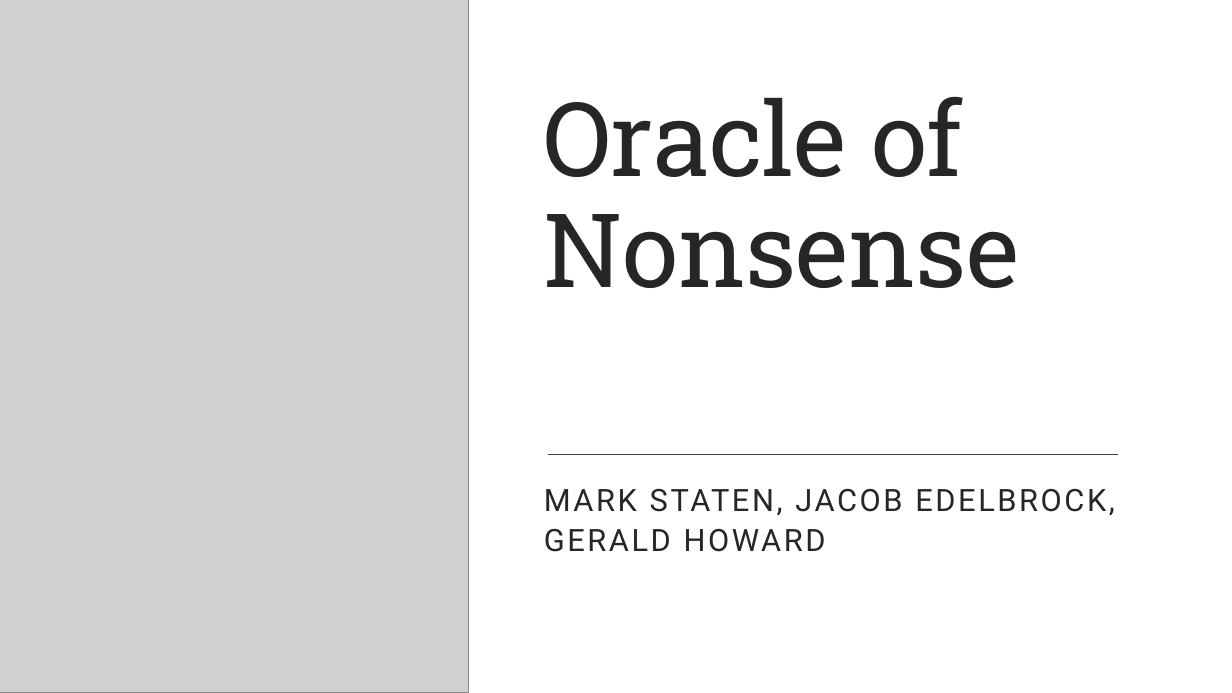
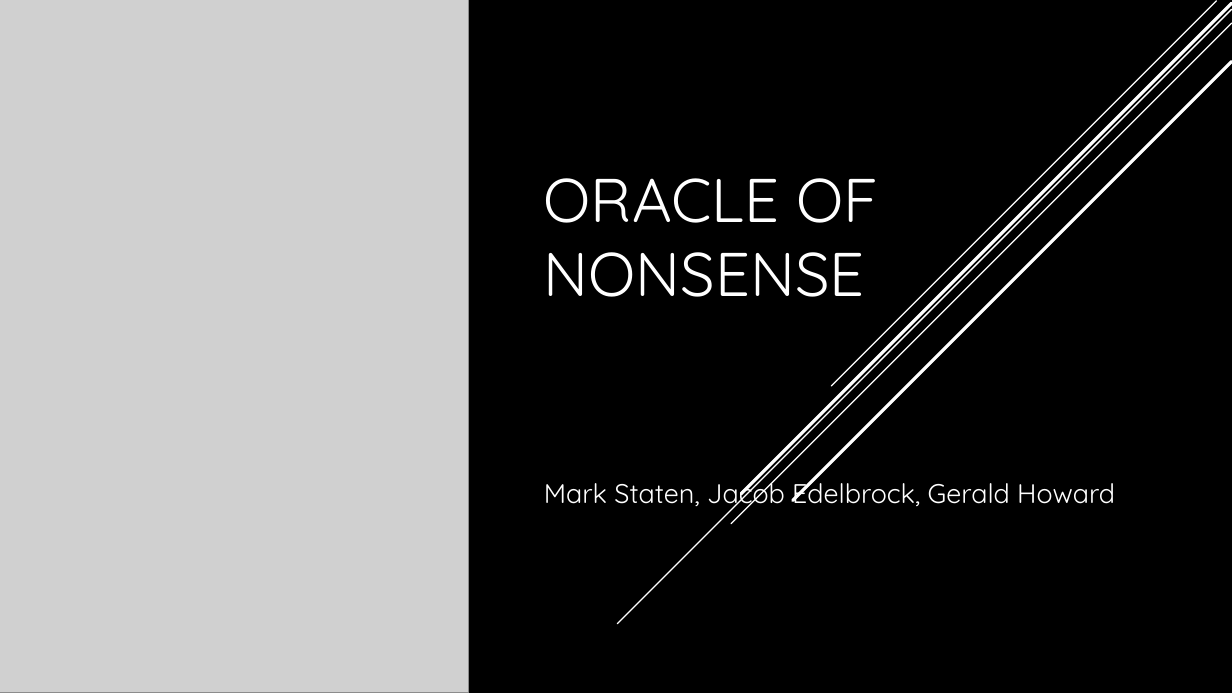
Before and after one commit to Muad-Dib89/Project-2---Oracle-of-Nonsense, a slide deck: slide 1 of Gerald/Oracle of Nonsense.pptx. Drawn at 1232x693 pixels with LibreOffice and Linux fonts; fonts in the diff are those of the drawing; grey boxes stand for pictures. Boxes give left, top, right and bottom in pixels: in the first picture for what was removed or moved away, otherwise in the second. Text is boxed around its words. In the diff, an @@ line names an element or a change of style, - is before the commit and + after.

```diff
--- a/Gerald/Oracle of Nonsense.pptx
+++ b/Gerald/Oracle of Nonsense.pptx
@@ background #FFFFFF to #000000 @@
@@ rectangle removed at <box>0,0,1232,693</box> @@
@@ line added from (1232, 9) to (617, 624), #FFFFFF 1 pt @@
@@ line added from (1232, 23) to (731, 524), #FFFFFF 1 pt @@
@@ line added from (1232, 4) to (741, 494), #FFFFFF 2.5 pt @@
@@ line added from (1216, 1) to (832, 386), #FFFFFF 1 pt @@
@@ line added from (1232, 62) to (793, 501), #FFFFFF 2.5 pt @@
@@ title at <box>544,178,879,297</box>: text changed; size 80 to 48 pt; font Roboto Slab to Quicksand; text colour #262626 to #FFFFFF @@
-Oracle of Nonsense
+ORACLE OF NONSENSE
@@ subtitle at <box>544,476,1115,511</box>: text changed; size 24 to 21 pt; font Roboto to Quicksand; text colour #262626 to #FFFFFF @@
-MARK STATEN, JACOB EDELBROCK, GERALD HOWARD
+Mark Staten, Jacob Edelbrock, Gerald Howard
@@ line removed from (549, 455) to (1118, 455) @@
@@ rectangle removed at <box>0,647,1232,693</box> @@
```
Also in this commit, not shown: 1 other slide changed, 7 slides added.
